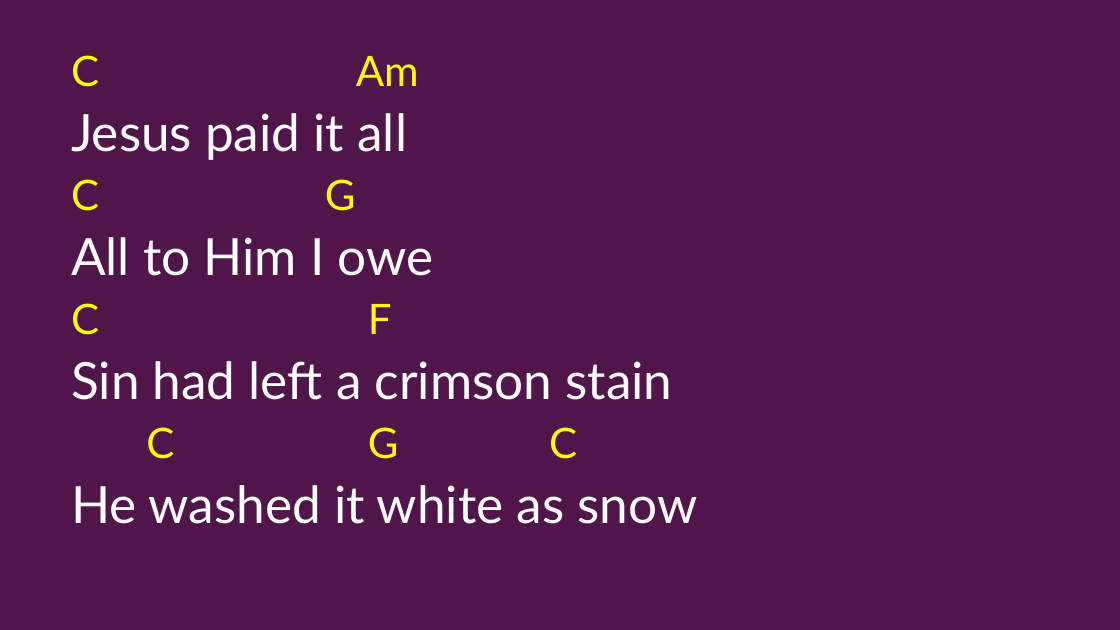
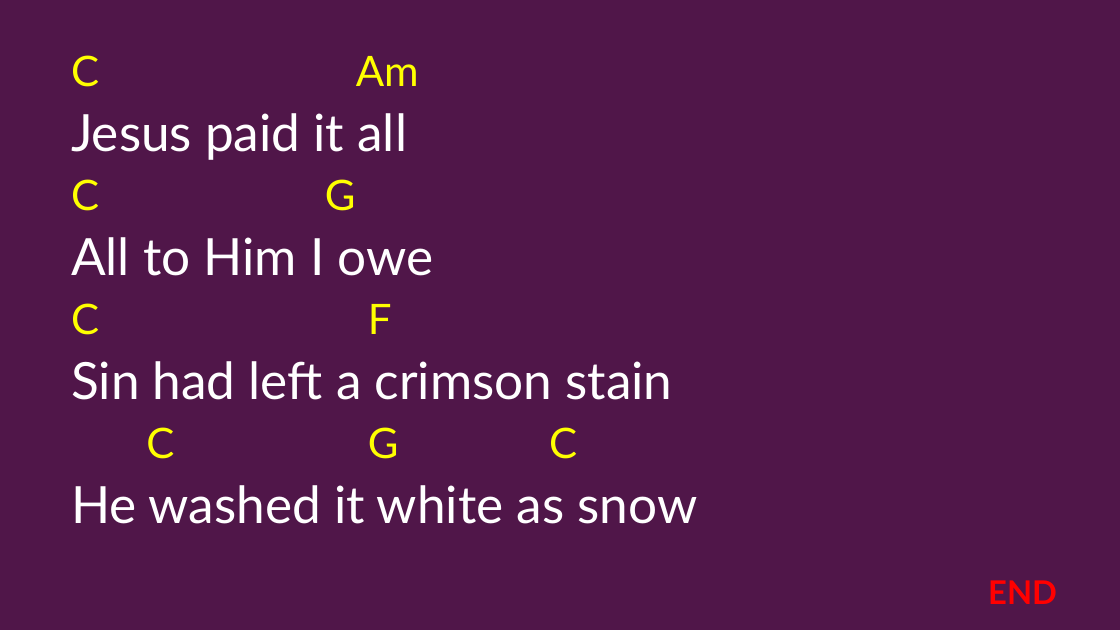
Before and after one commit to kendall412/worship, a slide deck: slide 18 of 2026-06-07 El Camino Baptist Church-CH.pptx. Drawn at 1120x630 pixels with LibreOffice and Linux fonts; fonts in the diff are those of the drawing. Boxes give left, top, right and bottom in pixels: in the first picture for what was removed or moved away, otherwise in the second. Text is boxed around its words. In the diff, an @@ line names an element or a change of style, - is before the commit and + after.

```diff
--- a/2026-06-07 El Camino Baptist Church-CH.pptx
+++ b/2026-06-07 El Camino Baptist Church-CH.pptx
@@ text added at box(988, 580, 1057, 604), 28 pt, text #FF0000, bold @@
+END
```
Also in this commit, not shown: 3 other slides changed, 1 slide added.
